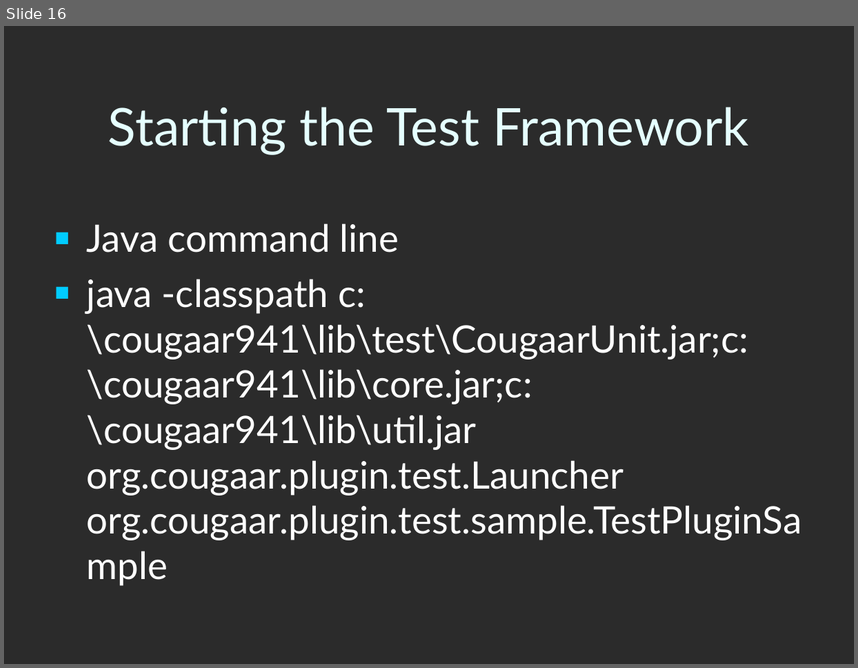
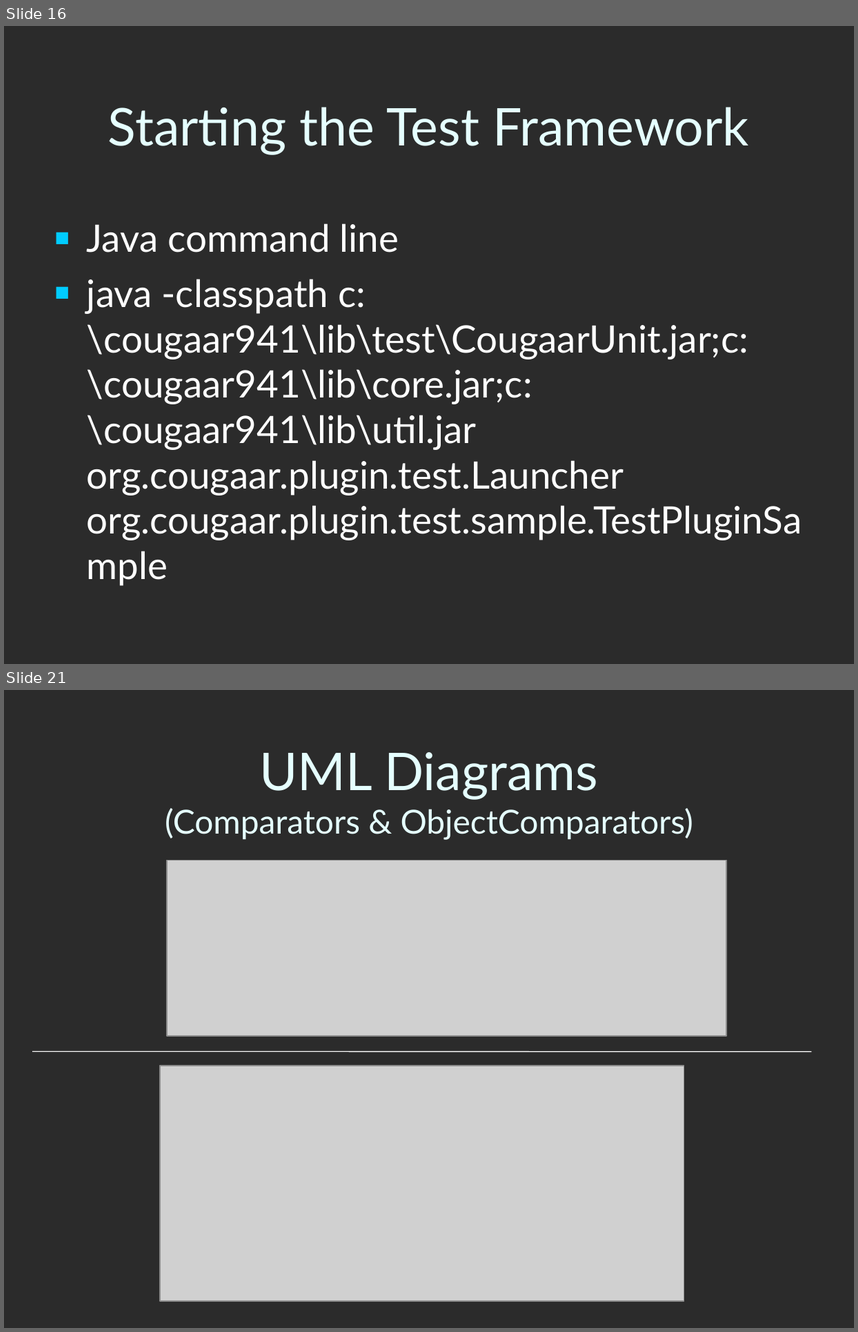
Before and after one commit to codeaudit/cougaar-cougaarunit, a slide deck: CougaarUnit/Cougaar Test Framework.ppt. Shown one above the other, each under a label of ours: slide 16 before the commit, slides 16 and 21 after it; the slides between them are not shown. The pictures are 858x668 and 858x1332 pixels, drawn with LibreOffice and Linux fonts; fonts in the diff are those of the drawing; grey boxes stand for pictures; background and template pictures are left out; a plain dark background stands for a picture behind light text. Boxes give left, top, right and bottom in pixels: in the first picture for what was removed or moved away, otherwise in the second. Text is boxed around its words. In the diff, an @@ line names an element or a change of style, - is before the commit and + after.

```diff
--- a/CougaarUnit/Cougaar Test Framework.ppt
+++ b/CougaarUnit/Cougaar Test Framework.ppt
@@ slide 21 added at box(4, 690, 854, 1328), background picture (left out) @@
@@ title added at box(165, 752, 693, 840), 28 pt, text #E5FFFF @@
+UML Diagrams
+(Comparators & ObjectComparators)
@@ picture added at box(168, 860, 726, 1036) @@
@@ line added from (32, 1052) to (811, 1052), #FFFFFF 0.74 pt @@
@@ picture added at box(159, 1066, 684, 1301) @@
```
Also in this commit, not shown: 6 slides changed, 1 slide removed, 1 other file.
